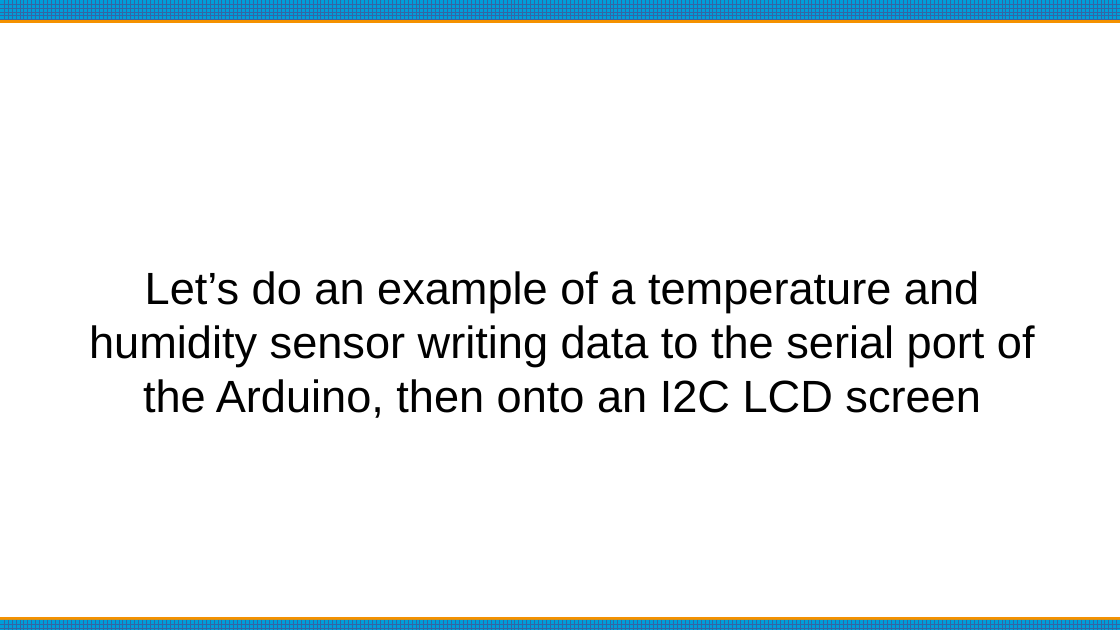
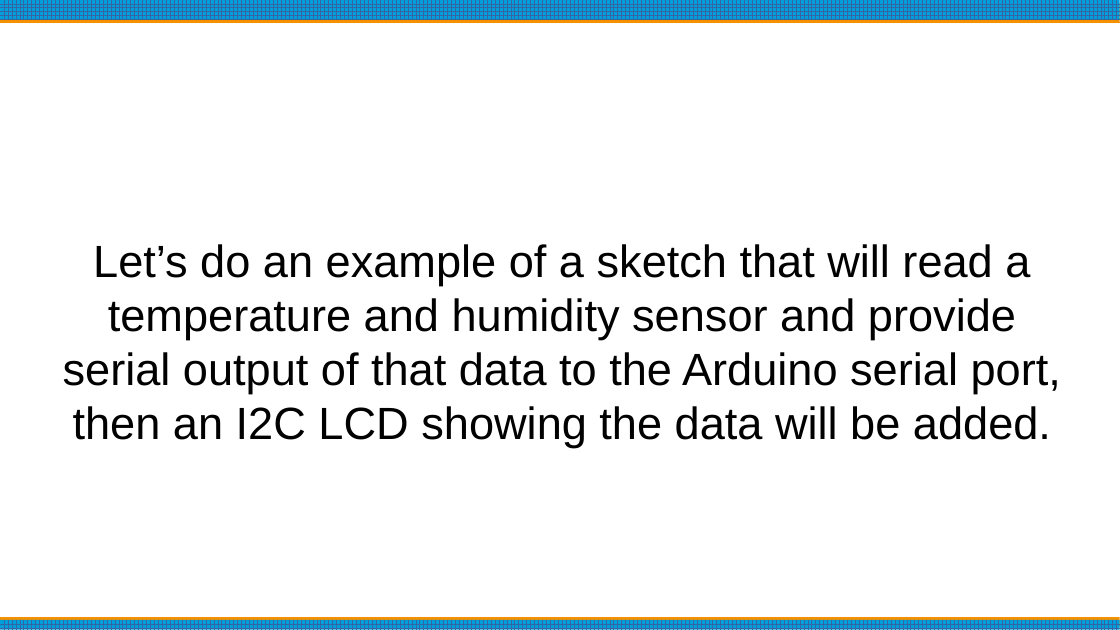
Before and after one commit to bpguy/gps_grid_sq_lcd, a slide deck: slide 7 of Arduino Basics.pptx. Drawn at 1120x630 pixels with LibreOffice and Linux fonts; fonts in the diff are those of the drawing. Boxes give left, top, right and bottom in pixels: in the first picture for what was removed or moved away, otherwise in the second. Text is boxed around its words. In the diff, an @@ line names an element or a change of style, - is before the commit and + after.

Commit message:
Update Arduino Basics.pptx
fixed typos, fixed formatting
added LCD phot of final sketch

```diff
--- a/Arduino Basics.pptx
+++ b/Arduino Basics.pptx
@@ subtitle at (63, 244, 1061, 448): text changed @@
-Let’s do an example of a temperature and humidity sensor writing data to the serial port of the Arduino, then onto an I2C LCD screen
+Let’s do an example of a sketch that will read a temperature and humidity sensor and provide serial output of that data to the Arduino serial port, then an I2C LCD showing the data will be added.
```
Also in this commit, not shown: 8 other slides changed, 1 slide added.
